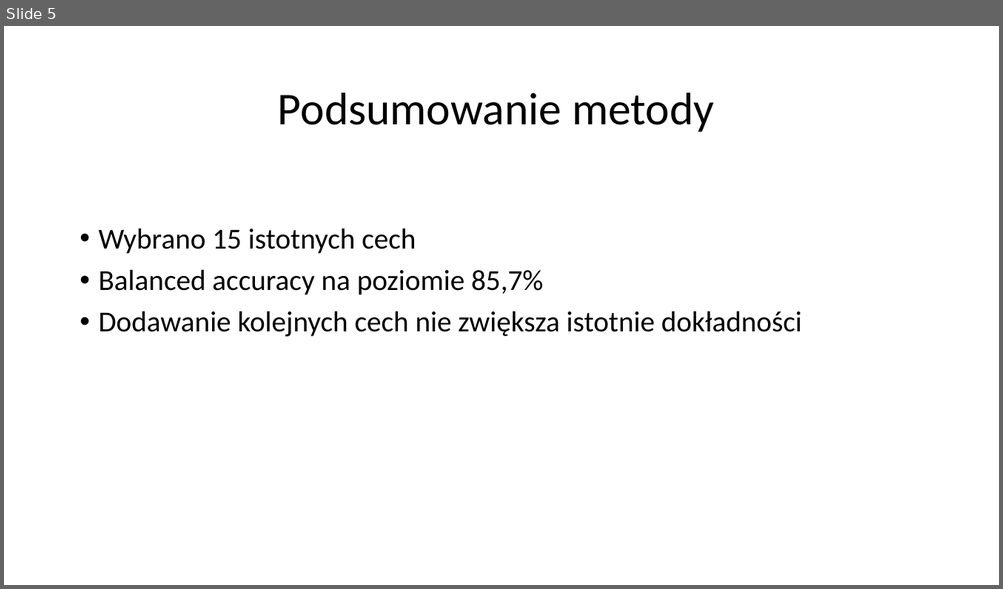
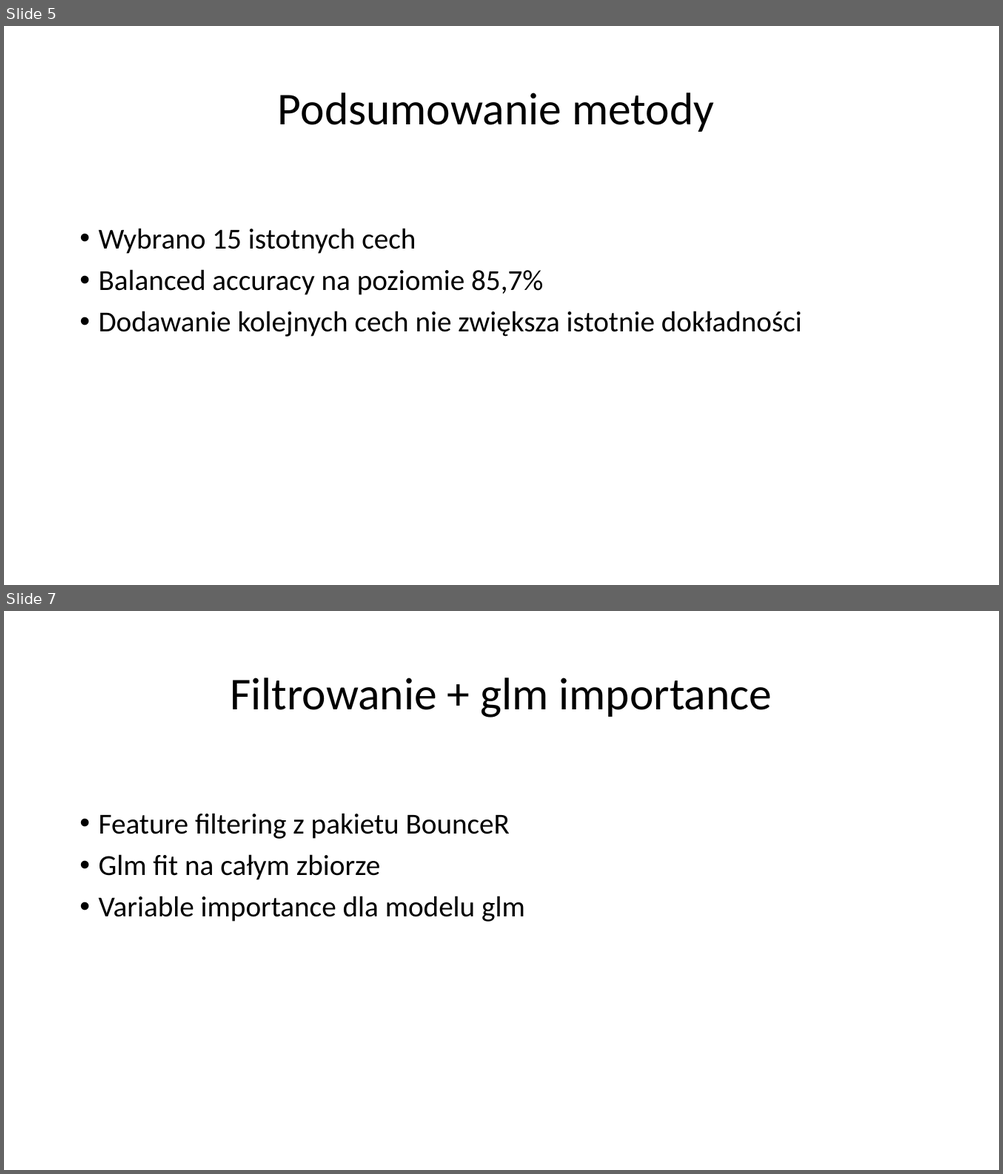
Before and after one commit to piotr-ole/Machine-Learning, a slide deck: FeatureSelection/presentation/Presentation.pptx. Shown one above the other, each under a label of ours: slide 5 before the commit, slides 5 and 7 after it; the slides between them are not shown. The pictures are 1003x589 and 1003x1174 pixels, drawn with LibreOffice and Linux fonts; fonts in the diff are those of the drawing. Boxes give left, top, right and bottom in pixels: in the first picture for what was removed or moved away, otherwise in the second. Text is boxed around its words. In the diff, an @@ line names an element or a change of style, - is before the commit and + after.

```diff
--- a/FeatureSelection/presentation/Presentation.pptx
+++ b/FeatureSelection/presentation/Presentation.pptx
@@ slide 7 added at box(4, 611, 999, 1170), background #FFFFFF @@
@@ title added at box(230, 678, 772, 718), 44 pt, text #000000 @@
+Filtrowanie + glm importance
@@ text added at box(99, 813, 525, 922), 28 pt, text #000000 @@
+• Feature filtering z pakietu BounceR
+• Glm fit na całym zbiorze
+• Variable importance dla modelu glm
```
Also in this commit, not shown: 2 slides changed, 4 other slides added, 2 slides removed, 14 other files.
